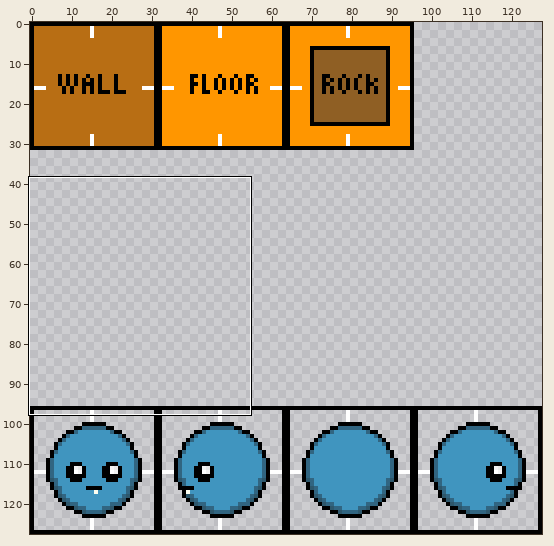
Edited in one commit: sprite sheet (assets/sprites/placeholders.png). The picture above shows the old version from afar; the outline marks the close-up.
Close-up. Before:
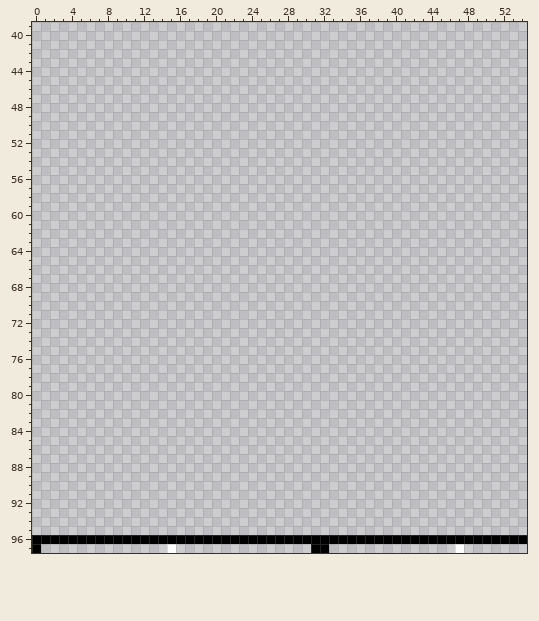
The file is 128x128 pixels. Shown: x 0..54, y 39..97. The commit also changed other parts of the picture, which this record leaves out.
Once edited:
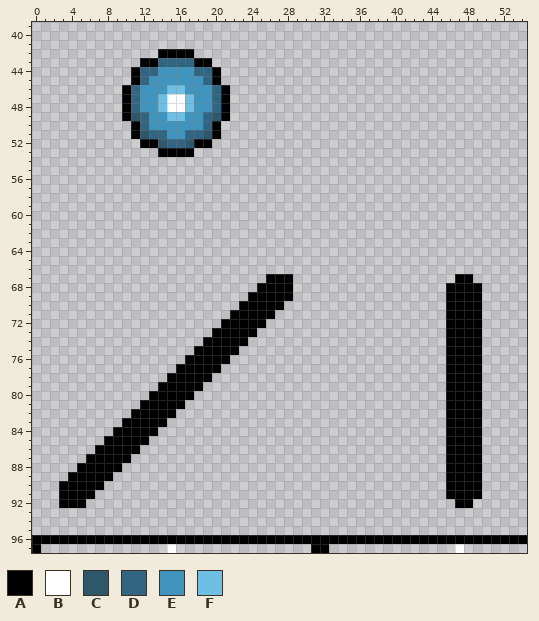
Palette (. is transparent): A #000000  B #ffffff  C #2e576b  D #316581  E #4095bf  F #6fbee4
Change:
y 42: x 14..17 .... -> AAAA
y 43: x 12..19 ........ -> AADDDDAA
y 44: x 11..20 .......... -> ADDEEEEDDA
y 45: x 11..20 .......... -> ADEEEEEEDA
y 46: x 10..21 ............ -> ADEEEFFEEEDA
y 47..48: x 10..21 ............ -> ADEEFBBFEEDA
y 49: x 10..21 ............ -> ACDEEFFEEDCA
y 50: x 11..20 .......... -> ADEEEEEEDA
y 51: x 11..20 .......... -> ACDDEEDDCA
y 52: x 12..19 ........ -> AACDDCAA
y 53: x 14..17 .... -> AAAA
y 67: x 26..28 ... -> AAA; x 47..48 .. -> AA
y 68: x 25..28 .... -> AAAA; x 46..49 .... -> AAAA
y 69: x 24..28 ..... -> AAAAA; x 46..49 .... -> AAAA
y 70: x 23..27 ..... -> AAAAA; x 46..49 .... -> AAAA
y 71: x 22..26 ..... -> AAAAA; x 46..49 .... -> AAAA
y 72: x 21..25 ..... -> AAAAA; x 46..49 .... -> AAAA
y 73: x 20..24 ..... -> AAAAA; x 46..49 .... -> AAAA
y 74: x 19..23 ..... -> AAAAA; x 46..49 .... -> AAAA
y 75: x 18..22 ..... -> AAAAA; x 46..49 .... -> AAAA
y 76: x 17..21 ..... -> AAAAA; x 46..49 .... -> AAAA
y 77: x 16..20 ..... -> AAAAA; x 46..49 .... -> AAAA
y 78: x 15..19 ..... -> AAAAA; x 46..49 .... -> AAAA
y 79: x 14..18 ..... -> AAAAA; x 46..49 .... -> AAAA
y 80: x 13..17 ..... -> AAAAA; x 46..49 .... -> AAAA
y 81: x 12..16 ..... -> AAAAA; x 46..49 .... -> AAAA
y 82: x 11..15 ..... -> AAAAA; x 46..49 .... -> AAAA
y 83: x 10..14 ..... -> AAAAA; x 46..49 .... -> AAAA
y 84: x 9..13 ..... -> AAAAA; x 46..49 .... -> AAAA
y 85: x 8..12 ..... -> AAAAA; x 46..49 .... -> AAAA
y 86: x 7..11 ..... -> AAAAA; x 46..49 .... -> AAAA
y 87: x 6..10 ..... -> AAAAA; x 46..49 .... -> AAAA
y 88: x 5..9 ..... -> AAAAA; x 46..49 .... -> AAAA
y 89: x 4..8 ..... -> AAAAA; x 46..49 .... -> AAAA
y 90: x 3..7 ..... -> AAAAA; x 46..49 .... -> AAAA
y 91: x 3..6 .... -> AAAA; x 46..49 .... -> AAAA
y 92: x 3..5 ... -> AAA; x 47..48 .. -> AA
Changed places in both close-ups, as pixel boxes (x1, y1, x2, y2):
added: (122, 49, 230, 157)
added: (59, 274, 293, 508)
added: (446, 274, 482, 508)
